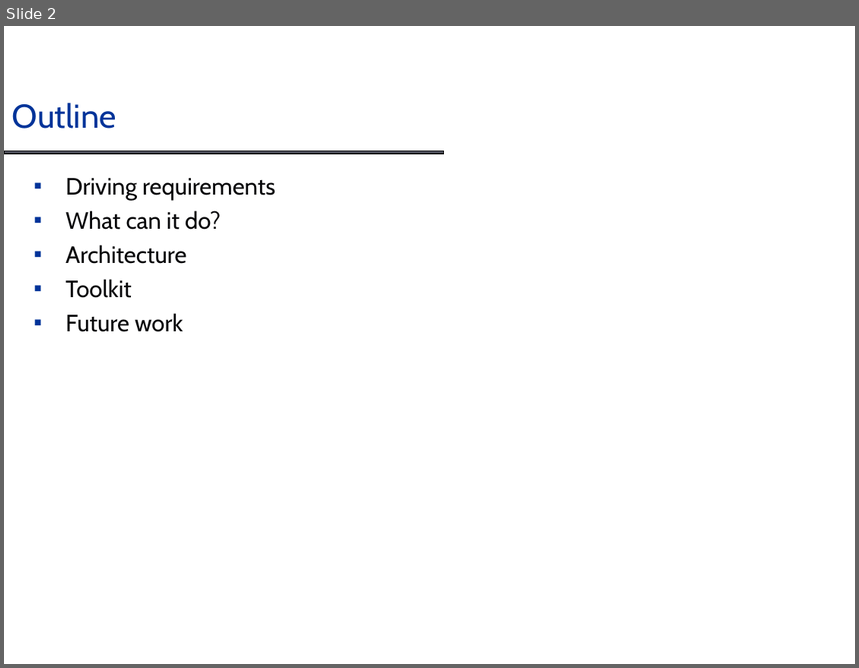
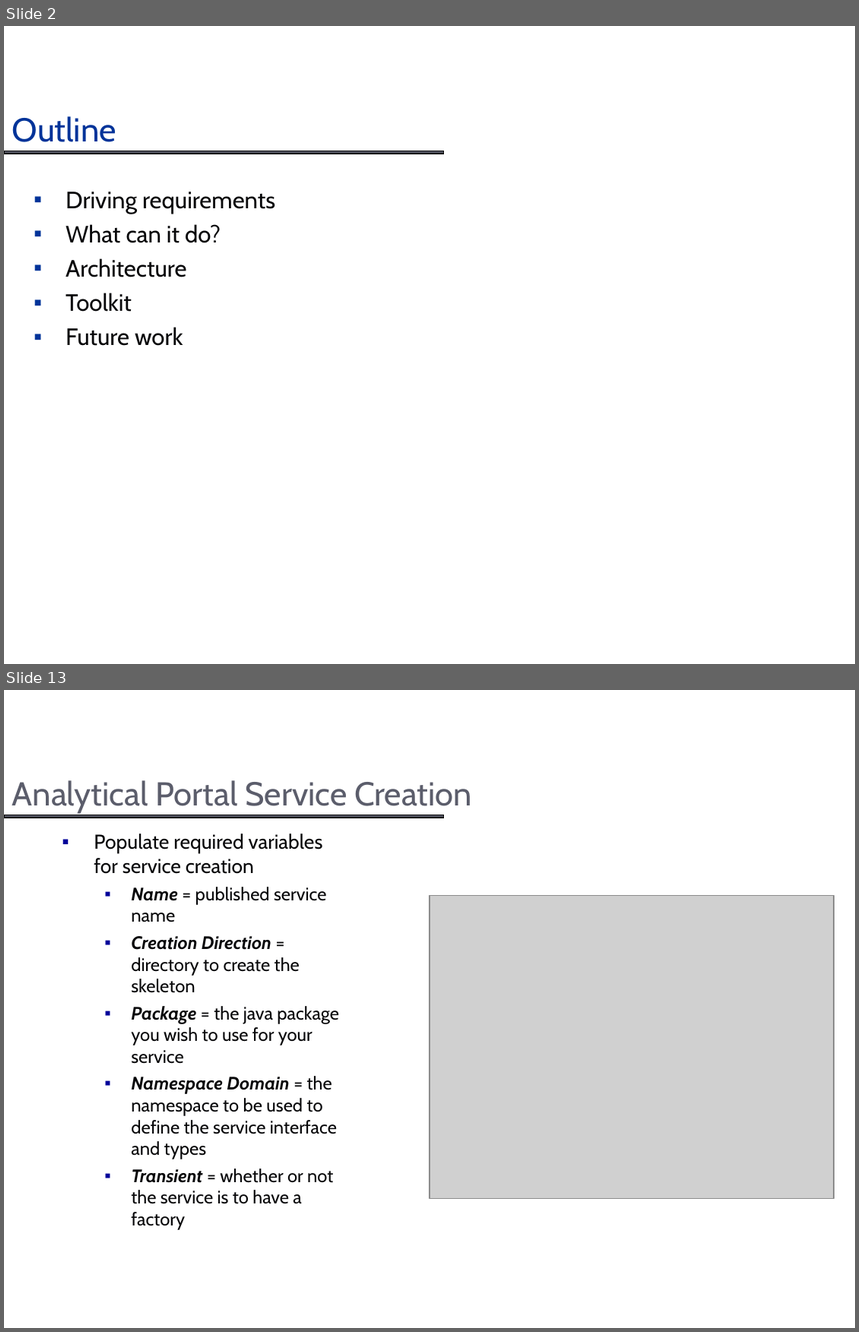
Before and after one commit to NCIP/cagrid-docs, a slide deck: presentations/introduce/Introduce_DIALOGUE2.ppt. Shown one above the other, each under a label of ours: slide 2 before the commit, slides 2 and 13 after it; the slides between them are not shown. The pictures are 859x668 and 859x1332 pixels, drawn with LibreOffice and Linux fonts; fonts in the diff are those of the drawing; grey boxes stand for pictures; background and template pictures are left out. Boxes give left, top, right and bottom in pixels: in the first picture for what was removed or moved away, otherwise in the second. Text is boxed around its words. In the diff, an @@ line names an element or a change of style, - is before the commit and + after.

```diff
--- a/presentations/introduce/Introduce_DIALOGUE2.ppt
+++ b/presentations/introduce/Introduce_DIALOGUE2.ppt
@@ slide 13 added at bbox=[4, 690, 855, 1328], background #FFFFFF; not listed: 1 template element that a slide beside it also shows @@
@@ title added at bbox=[12, 780, 472, 814], 28 pt, text #5B5D6B @@
+Analytical Portal Service Creation
@@ text added at bbox=[94, 834, 339, 1230], 15.3 pt, text #070709 @@
+▪ Populate required variables for service creation
+  ▪ Name = published service name
+  ▪ Creation Direction = directory to create the skeleton
+  ▪ Package = the java package you wish to use for your service
+  ▪ Namespace Domain = the namespace to be used to define the service interface and types
+  ▪ Transient = whether or not the service is to have a factory
@@ picture added at bbox=[430, 896, 834, 1199] @@
@@ slide 2 changed as well @@
@@ title "Outline": place and size @@
-title "Outline" at bbox=[12, 103, 116, 129]
+title "Outline" at bbox=[12, 116, 116, 142]
@@ text "Driving requirements": place and size @@
-text "Driving requirements" at bbox=[66, 178, 275, 332]
+text "Driving requirements" at bbox=[66, 192, 275, 346]
```
Also in this commit, not shown: 1 other slide changed, 34 other slides added.
